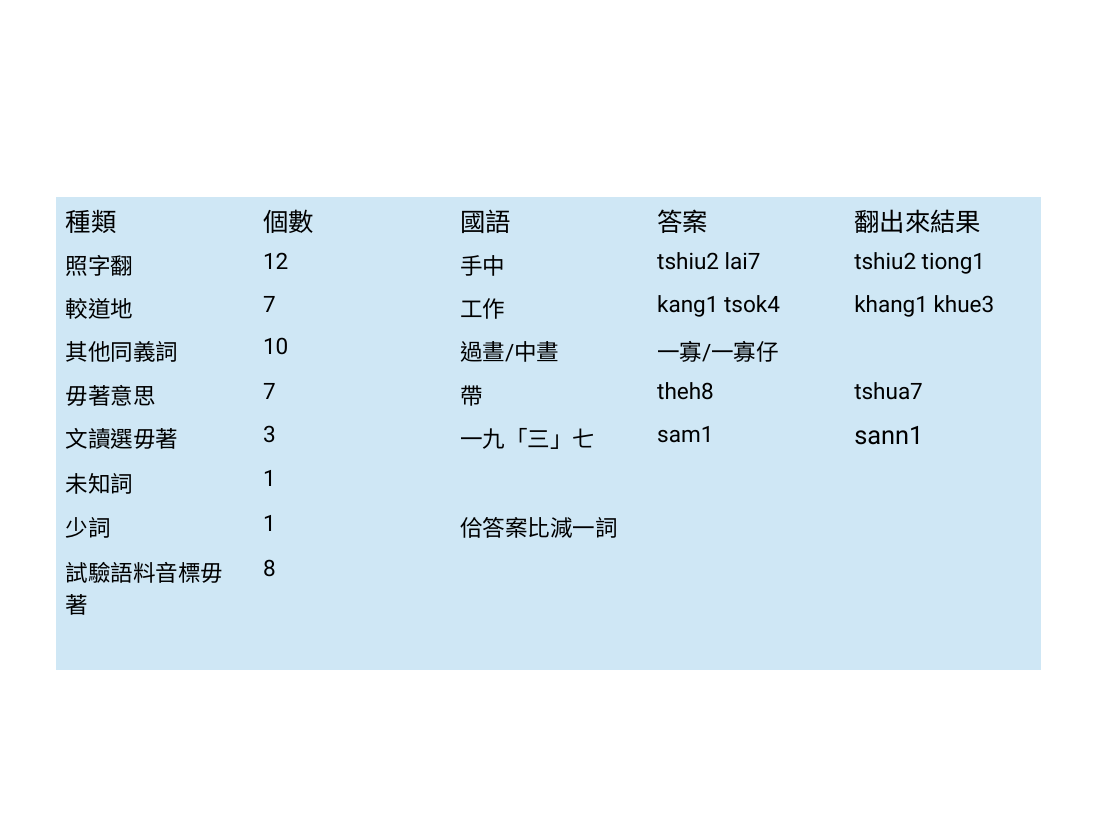
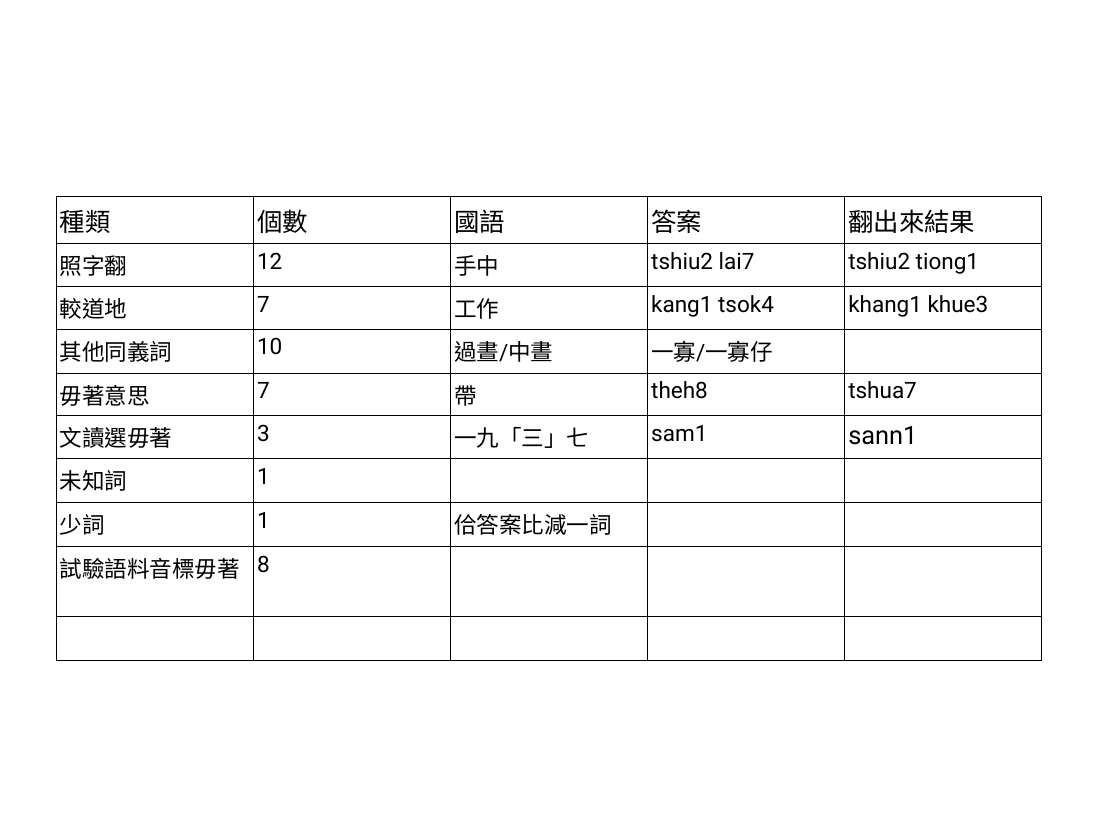
Before and after one commit to sih4sing5hong5/po3-ko3_tau5-iann2-phinn3, a slide deck: slide 51 of 翻譯報告.odp (slide 12 before the commit). Drawn at 1120x840 pixels with LibreOffice and Linux fonts; fonts in the diff are those of the drawing. Boxes give left, top, right and bottom in pixels: in the first picture for what was removed or moved away, otherwise in the second. Text is boxed around its words. In the diff, an @@ line names an element or a change of style, - is before the commit and + after.

```diff
--- a/翻譯報告.odp
+++ b/翻譯報告.odp
@@ table at box(56, 196, 1042, 649) @@
@@ fill #CFE7F5 to none in 36 cells @@
@@ font Roboto to Arial in "種類" @@
@@ borders changed @@
```
Also in this commit, not shown: 7 other slides changed, 5 slides added.
